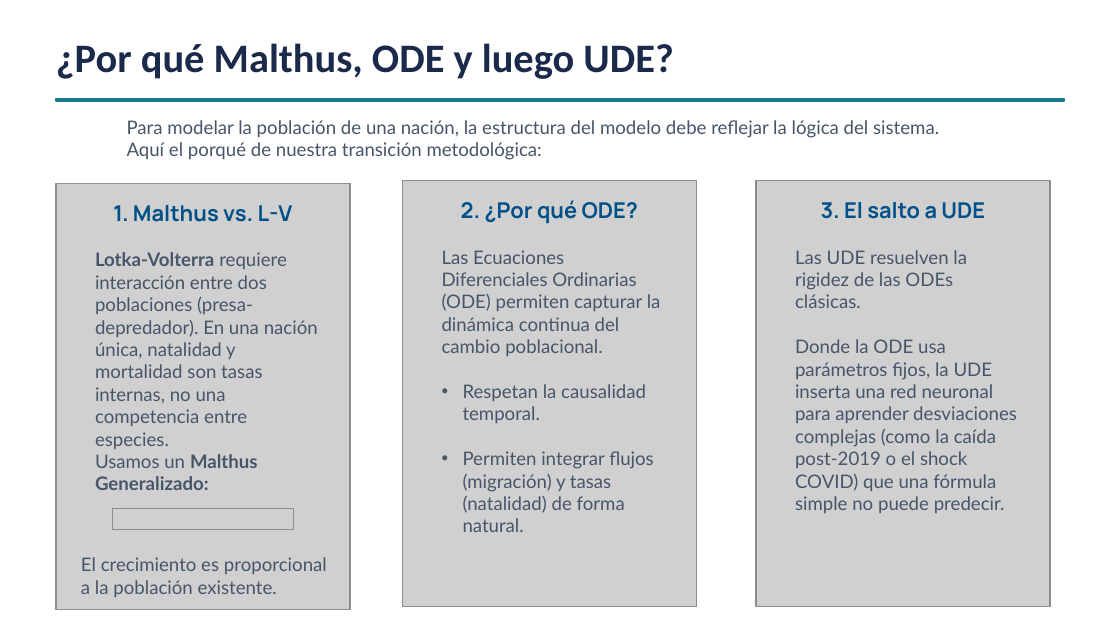
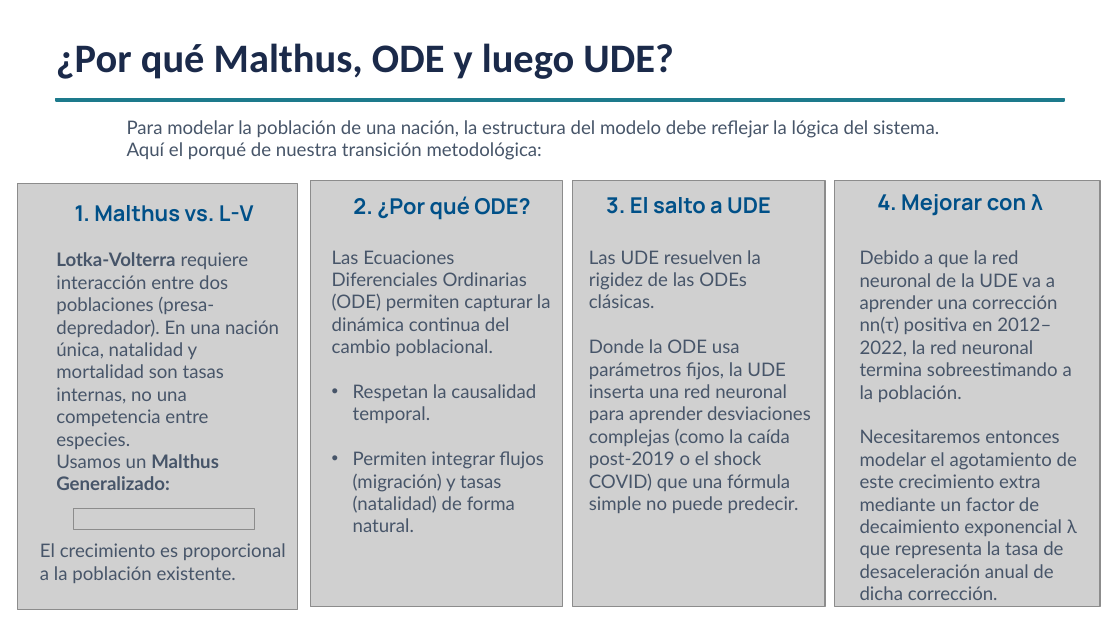
Before and after one commit to matias258/Analisis-sobre-Dinamicas-Demograficas-Argentinas-Mediante-UDE, a slide deck: slide 8 of UDE_Argentina_2050.pptx. Drawn at 1120x630 pixels with LibreOffice and Linux fonts; fonts in the diff are those of the drawing; grey boxes stand for pictures. Boxes give left, top, right and bottom in pixels: in the first picture for what was removed or moved away, otherwise in the second. Text is boxed around its words. In the diff, an @@ line names an element or a change of style, - is before the commit and + after.

```diff
--- a/UDE_Argentina_2050.pptx
+++ b/UDE_Argentina_2050.pptx
@@ picture: place and size @@
-picture at box(56, 184, 349, 609)
+picture at box(17, 184, 297, 609)
@@ text "2. ¿Por qué ODE?": place and size @@
-text "2. ¿Por qué ODE?" at box(461, 200, 638, 224)
+text "2. ¿Por qué ODE?" at box(353, 196, 530, 220)
@@ picture: place and size @@
-picture at box(402, 181, 696, 607)
+picture at box(310, 181, 562, 607)
@@ text "3. El salto a UDE": place and size @@
-text "3. El salto a UDE" at box(821, 202, 985, 219)
+text "3. El salto a UDE" at box(606, 197, 771, 214)
@@ picture: place and size @@
-picture at box(756, 181, 1049, 607)
+picture at box(572, 181, 824, 607)
@@ picture added at box(834, 181, 1100, 607) @@
@@ text added at box(877, 194, 1043, 216), 14 pt, text #005088, bold @@
+4. Mejorar con λ
@@ 2 texts, 1 picture: place and size @@
-2 texts, 1 picture at box(95, 205, 318, 530)
+2 texts, 1 picture at box(56, 205, 279, 530)
@@ text "Las Ecuaciones Diferenciales Ordinarias (ODE) ...": place and size @@
-text "Las Ecuaciones Diferenciales Ordinarias (ODE) ..." at box(442, 250, 661, 532)
+text "Las Ecuaciones Diferenciales Ordinarias (ODE) ..." at box(332, 250, 551, 532)
@@ text "Las UDE resuelven la rigidez ...": place and size @@
-text "Las UDE resuelven la rigidez ..." at box(795, 250, 1017, 513)
+text "Las UDE resuelven la rigidez ..." at box(589, 250, 811, 513)
@@ text added at box(860, 250, 1077, 600), 12 pt, text #475569 @@
+Debido a que la red neuronal de la UDE va a aprender una corrección nn(τ) positiva en 2012–2022, la red neuronal termina sobreestimando a la población.
+Necesitaremos entonces modelar el agotamiento de este crecimiento extra mediante un factor de decaimiento exponencial λ que representa la tasa de desaceleración anual de dicha corrección.
@@ text "El crecimiento es proporcional a ...": place and size @@
-text "El crecimiento es proporcional a ..." at box(81, 557, 327, 597)
+text "El crecimiento es proporcional a ..." at box(40, 543, 286, 583)
```
Also in this commit, not shown: 3 other slides changed, 1 slide added, 2 other files.
